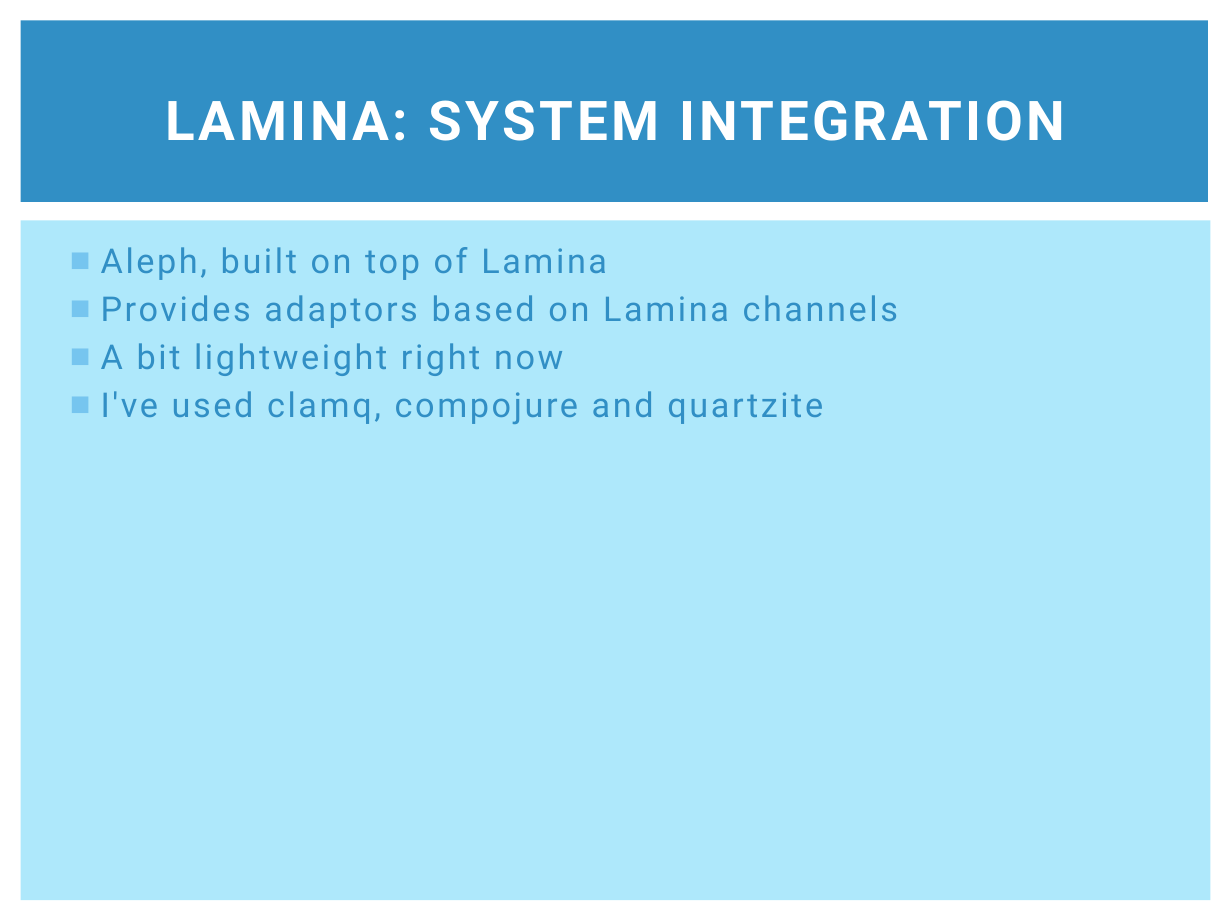
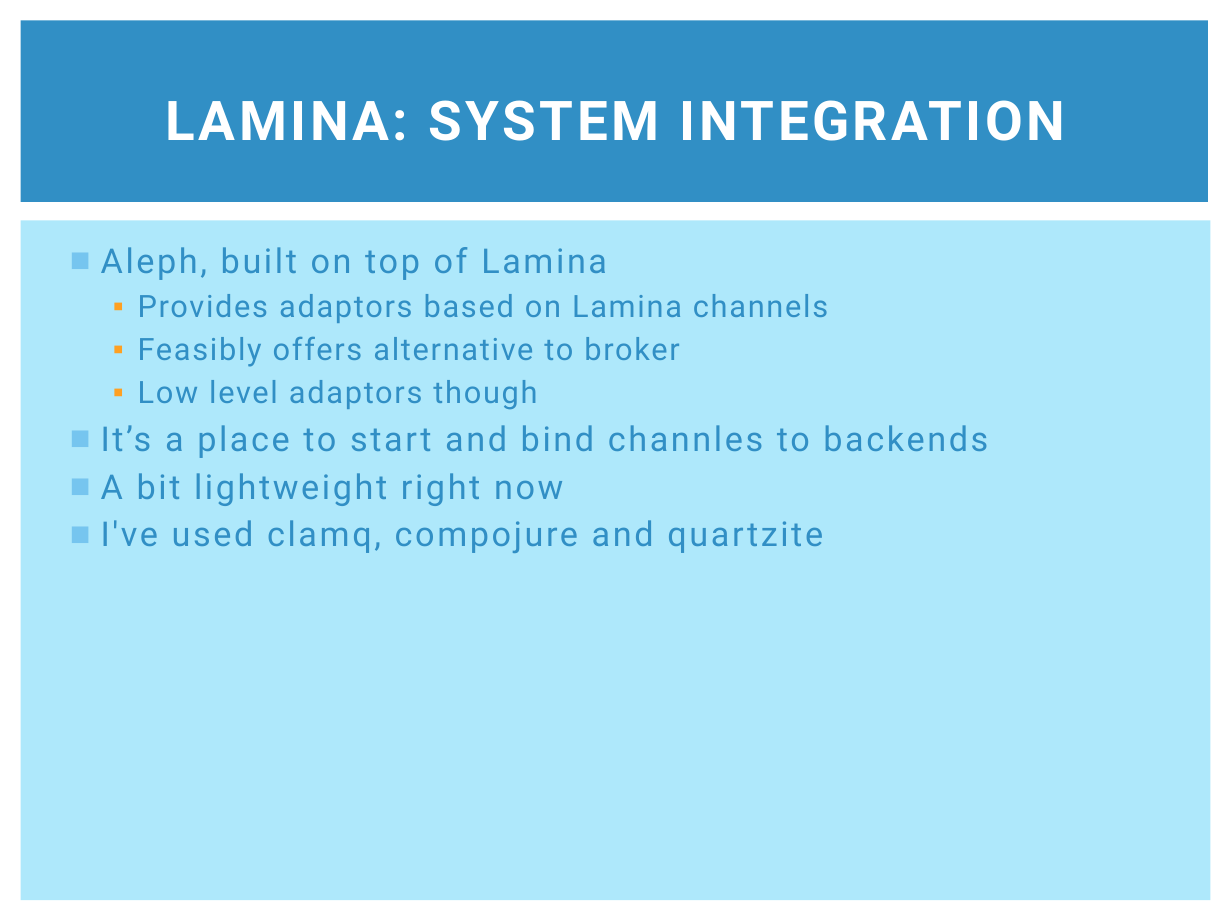
Before and after one commit to clumsyjedi/euroclojure2013, a slide deck: slide 16 of SLIDES.pptx. Drawn at 1232x924 pixels with LibreOffice and Linux fonts; fonts in the diff are those of the drawing. Boxes give left, top, right and bottom in pixels: in the first picture for what was removed or moved away, otherwise in the second. Text is boxed around its words. In the diff, an @@ line names an element or a change of style, - is before the commit and + after.

```diff
--- a/SLIDES.pptx
+++ b/SLIDES.pptx
@@ text at bbox=[138, 294, 828, 323]: size 20 to 18 pt, letter spacing 1.5 to 1 pt in "Provides adaptors based on Lamina channels"; bullet ■ to ▪; list level 1 to 2 in "Provides adaptors based on Lamina ..."; bullet colour #76C5EF to #FEA022 @@
@@ text at bbox=[101, 336, 988, 458]: paragraphs added @@
+  ▪ Feasibly offers alternative to broker
+  ▪ Low level adaptors though
+■ It’s a place to start and bind channles to backends
```
Also in this commit, not shown: 12 other slides changed, 28 other files.
